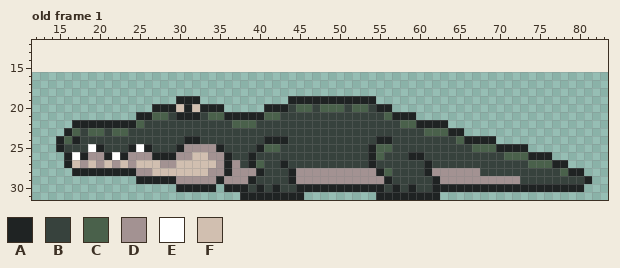
File history of a pixel-art file, Assets/Art/Enemies/Gator.aseprite. The picture above was drawn from the file before the commit.
80x16 pixels, 1 frame. Shown: old frame 1: x 12..83, y 12..31. The old version is drawn lined up with the new one, on the new canvas. The commit also changed other frames, which this record leaves out.
Palette (. is transparent): A #1f2323  B #37423d  C #4a614b  D #a39292  E #ffffff  F #d1bfb0
Pixels before, old frame 1, first column x 15:
19 ...............AAA...........AAAAAAAAAAA...........................
20 ............AAAFAFAAA.....AAABCCBCCCBCCBAA.........................
21 ..........AACCBAAABCCAAAAACCBBBBBBBBBBBBBCAAA......................
22 ..AAAAAAAACBBBBBBBBBBBCCCBBBBBBBBBBBBBBBBBBCCAAAA..................
23 .ACBCCBCCBBBBBBBBBBBBBBBBBBBBBBBBBBBBBBBBBBBBBCCCAA................
24 ACABBBBBBBBBBBBBAABBBBBBBBAAABBBBBBBBBBBAABBBBBBBBCAAAA............
25 ABBBEABBBAEABBBADDDDABBBBACCBBBBBBBBBBBACCBBBBBBBBBBCCCAAAA........
26 .AEADDAEADDDAAADDFFDDABBABBBBBBBBBBBBBBACBBBAABBBBBBBBBBCCCAAA.....
27 .AFDFDFDFDFFFDDFFFFFDADBACBBABBBBBBBBBBABBBBBBABBBBBBBBBBBBCCCAA...
28 ..AAAAAAAADDFFFFFFFDDADDDABBBADDDDDDDDDDACBBBBADDDDDDBBBBBBBBBBCAA.
29 ..........AAAAADDDDDADDDABBBBADDDDDDDDDDDABBBBBADDDDDDDDDDBBBBBBBBA
30 ...............AAAAA.AAABABABBAAAAAAAAAAABABABBAAAAAAAAAAAAAAAAAAA.
31 .......................AAAAAAAA.........AAAAAAAA...................
After:
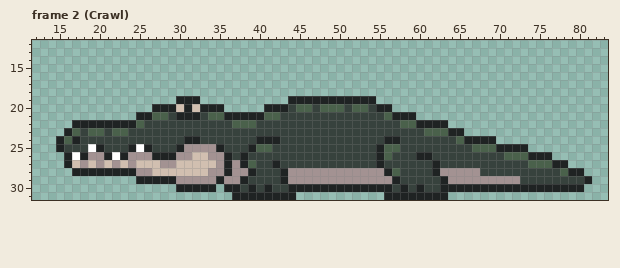
A new or re-ordered frame is compared with the old frame closest to it.
What changed:
canvas 80x16 -> 96x32, the old top-left corner now at 7,16
frames 1 -> 11
Changed rows in their new state; - is an unchanged pixel.
Frame 2 (Crawl) is new; against old frame 1:
first column x 37:
24 ---A--B-----------B-A------
25 --AC-B-----------BA-C------
26 -AB--------------BAC--B-A--
27 -ACB-AB----------BA-----BA-
28 --AB--AD----------DAC---BA-
29 -AB---AD-----------DA----BA
30 -BABAB-A-----------ABABA-B-
31 A-------.---------.-------A
Pixel boxes of the changes (left, top, right, bottom) in both pictures:
changed: (232, 136, 304, 200)
changed: (368, 136, 448, 200)
